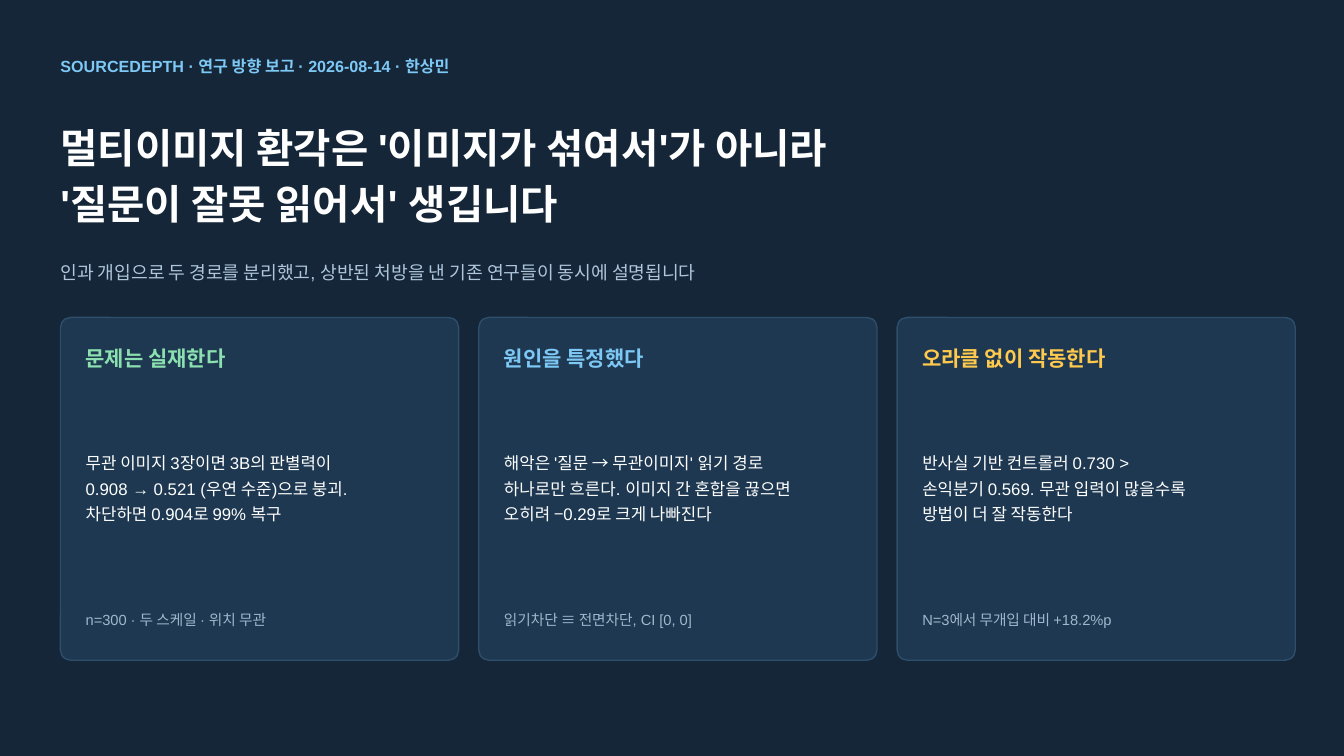
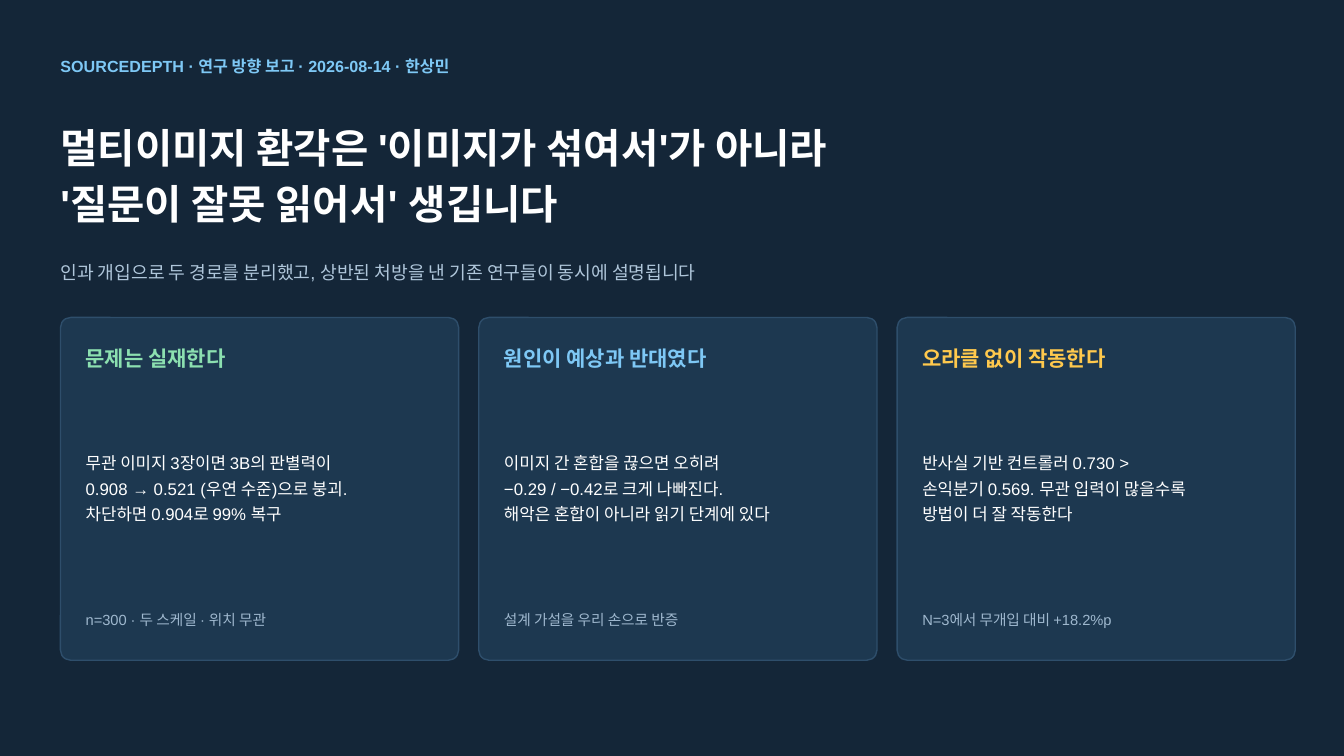
Before and after one commit to hsmai/Source-Depth, a slide deck: slide 1 of meeting/SourceDepth_meeting_v5.pptx. Drawn at 1344x756 pixels with LibreOffice and Linux fonts; fonts in the diff are those of the drawing. Boxes give left, top, right and bottom in pixels: in the first picture for what was removed or moved away, otherwise in the second. Text is boxed around its words. In the diff, an @@ line names an element or a change of style, - is before the commit and + after.

```diff
--- a/meeting/SourceDepth_meeting_v5.pptx
+++ b/meeting/SourceDepth_meeting_v5.pptx
@@ text at (504,348,706,368): text changed @@
-원인을 특정했다
+원인이 예상과 반대였다
@@ text at (504,455,770,522): text changed @@
-해악은 '질문 → 무관이미지' 읽기 경로
-하나로만 흐른다. 이미지 간 혼합을 끊으면
-오히려 −0.29로 크게 나빠진다
+이미지 간 혼합을 끊으면 오히려
+−0.29 / −0.42로 크게 나빠진다.
+해악은 혼합이 아니라 읽기 단계에 있다
@@ text at (504,613,678,626): text changed @@
-읽기차단 ≡ 전면차단, CI [0, 0]
+설계 가설을 우리 손으로 반증
```
Also in this commit, not shown: 1 other slide changed, 2 other files.
